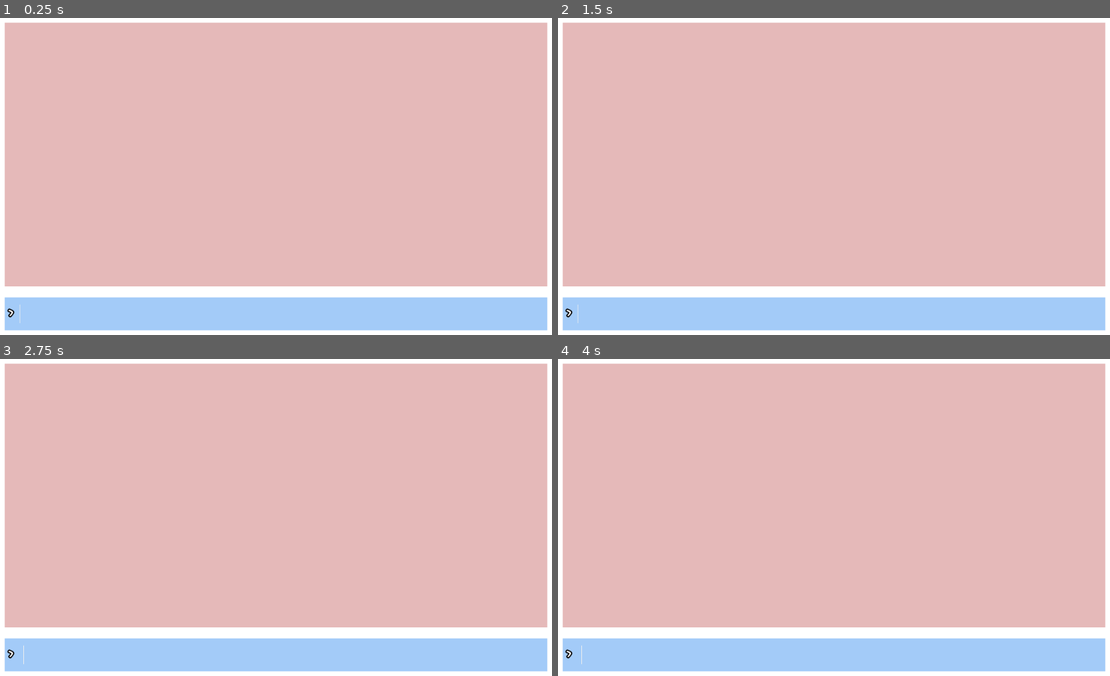
Above: before the commit, frames 1-4 (two rows, left to right).
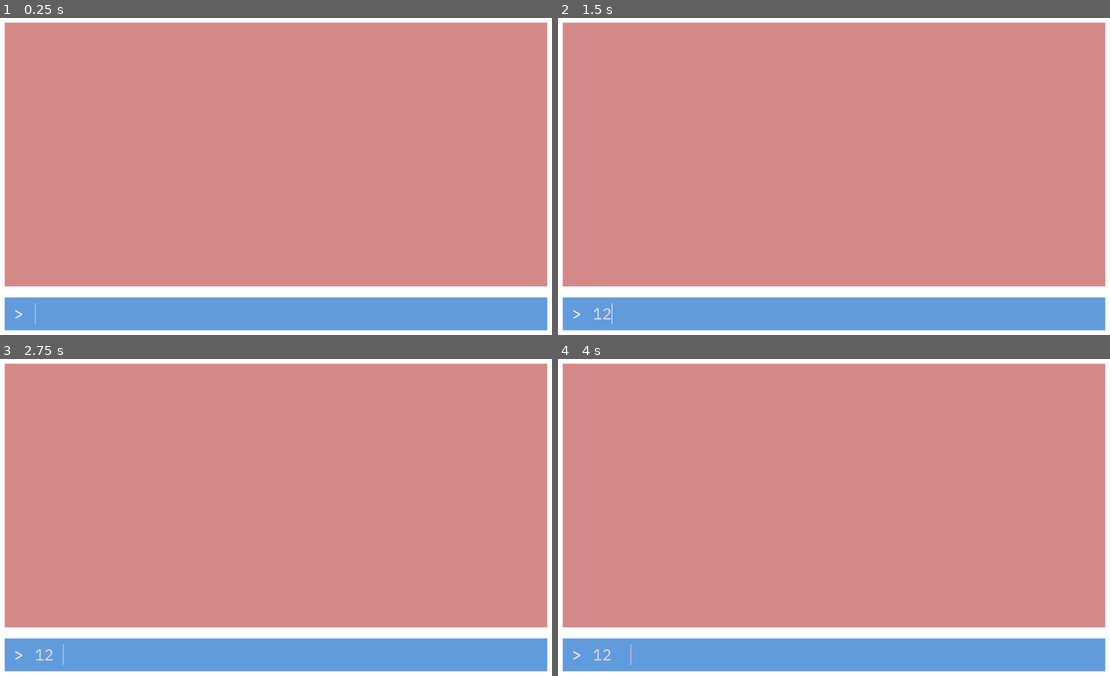
Above: after the commit, the same moments.

Repository: DesertDragen/Text-Adventure-Game
Game: Godot game, scene res://Game.tscn
Two runs of this game, one before a commit and one after it. Both use one fixed random seed, a clock stepped at 60 frames per second and the inputs below.
Inputs (mouse positions are in pixels of both pictures, inside the frame that each line leads up to):
- Up to frame 1 (0.25 s): no input
- Up to frame 2 (1.5 s): click (839, 312) at 0.52 s; type "12" at 0.6 s; tap Enter at 1.25 s
- Up to frame 3 (2.75 s): tap Space at 2 s
- Up to frame 4 (4 s): tap Enter at 2.75 s; tap Space at 3.5 s

The runs differ from the first frame. In frame 1, 92% of the frame differs, in the area x 0-100%, y 1-99%; in frame 2, 92%; in frame 3, 92%; in frame 4, 92%.

Commit message:
Redo the custom text

Diff:
--- a/Game.tscn
+++ b/Game.tscn
@@ -1,17 +1,17 @@
 [gd_scene load_steps=9 format=2]
 
 [ext_resource path="res://scripts/Input.gd" type="Script" id=1]
-[ext_resource path="res://fonts/gochi_hand_28.tres" type="DynamicFont" id=2]
+[ext_resource path="res://fonts/plex_mono_28.tres" type="DynamicFont" id=2]
 [ext_resource path="res://scripts/Game.gd" type="Script" id=3]
 
 [sub_resource type="StyleBoxFlat" id=1]
 bg_color = Color( 1, 1, 1, 1 )
 
 [sub_resource type="StyleBoxFlat" id=2]
-bg_color = Color( 0.901961, 0.729412, 0.729412, 1 )
+bg_color = Color( 0.835294, 0.537255, 0.537255, 1 )
 
 [sub_resource type="StyleBoxFlat" id=3]
-bg_color = Color( 0.643137, 0.8, 0.976471, 1 )
+bg_color = Color( 0.384314, 0.611765, 0.866667, 1 )
 
 [sub_resource type="StyleBoxEmpty" id=5]
 
@@ -48,25 +48,6 @@
 size_flags_vertical = 3
 custom_styles/panel = SubResource( 2 )
 
-[node name="HistoryRows" type="VBoxContainer" parent="Background/MarginContainer/Rows/GameInfo"]
-margin_right = 984.0
-margin_bottom = 480.0
-
-[node name="InputResponse" type="VBoxContainer" parent="Background/MarginContainer/Rows/GameInfo/HistoryRows"]
-margin_right = 984.0
-margin_bottom = 72.0
-
-[node name="InputHistory" type="Label" parent="Background/MarginContainer/Rows/GameInfo/HistoryRows/InputResponse"]
-margin_right = 984.0
-margin_bottom = 34.0
-custom_fonts/font = ExtResource( 2 )
-
-[node name="Response" type="Label" parent="Background/MarginContainer/Rows/GameInfo/HistoryRows/InputResponse"]
-margin_top = 38.0
-margin_right = 984.0
-margin_bottom = 72.0
-custom_fonts/font = ExtResource( 2 )
-
 [node name="InputArea" type="PanelContainer" parent="Background/MarginContainer/Rows"]
 margin_top = 500.0
 margin_right = 984.0
@@ -78,15 +59,15 @@
 margin_right = 984.0
 margin_bottom = 60.0
 
-[node name="Caret" type="Label" parent="Background/MarginContainer/Rows/InputArea/Columns"]
-margin_top = 13.0
-margin_right = 23.0
-margin_bottom = 47.0
+[node name="Label" type="Label" parent="Background/MarginContainer/Rows/InputArea/Columns"]
+margin_top = 11.0
+margin_right = 51.0
+margin_bottom = 48.0
 custom_fonts/font = ExtResource( 2 )
 text = " > "
 
 [node name="Input" type="LineEdit" parent="Background/MarginContainer/Rows/InputArea/Columns"]
-margin_left = 27.0
+margin_left = 55.0
 margin_right = 984.0
 margin_bottom = 60.0
 size_flags_horizontal = 3
@@ -95,6 +76,3 @@
 custom_styles/normal = SubResource( 4 )
 max_length = 48
 script = ExtResource( 1 )
-
-[connection signal="text_entered" from="Background/MarginContainer/Rows/InputArea/Columns/Input" to="." method="_on_Input_text_entered"]
-[connection signal="text_entered" from="Background/MarginContainer/Rows/InputArea/Columns/Input" to="Background/MarginContainer/Rows/InputArea/Columns/Input" method="_on_Input_text_entered"]
--- a/fonts/gochi_hand_16.tres
+++ /dev/null
@@ -1,8 +0,0 @@
-[gd_resource type="DynamicFont" load_steps=2 format=2]
-
-[ext_resource path="res://fonts/GochiHand-Regular.ttf" type="DynamicFontData" id=1]
-
-[resource]
-outline_size = 2
-outline_color = Color( 0, 0, 0, 1 )
-font_data = ExtResource( 1 )
--- a/fonts/gochi_hand_28.tres
+++ /dev/null
@@ -1,9 +0,0 @@
-[gd_resource type="DynamicFont" load_steps=2 format=2]
-
-[ext_resource path="res://fonts/GochiHand-Regular.ttf" type="DynamicFontData" id=1]
-
-[resource]
-size = 28
-outline_size = 2
-outline_color = Color( 0, 0, 0, 1 )
-font_data = ExtResource( 1 )
--- /dev/null
+++ b/fonts/plex_mono_16.tres
@@ -0,0 +1,6 @@
+[gd_resource type="DynamicFont" load_steps=2 format=2]
+
+[ext_resource path="res://fonts/IBMPlexMono-Regular.ttf" type="DynamicFontData" id=1]
+
+[resource]
+font_data = ExtResource( 1 )
--- /dev/null
+++ b/fonts/plex_mono_28.tres
@@ -0,0 +1,7 @@
+[gd_resource type="DynamicFont" load_steps=2 format=2]
+
+[ext_resource path="res://fonts/IBMPlexMono-Regular.ttf" type="DynamicFontData" id=1]
+
+[resource]
+size = 28
+font_data = ExtResource( 1 )
Binary file removed: fonts/GochiHand-Regular.ttf
Binary file added: fonts/IBMPlexMono-Regular.ttf
Binary file added: fonts/IBMPlexMono-SemiBold.ttf
